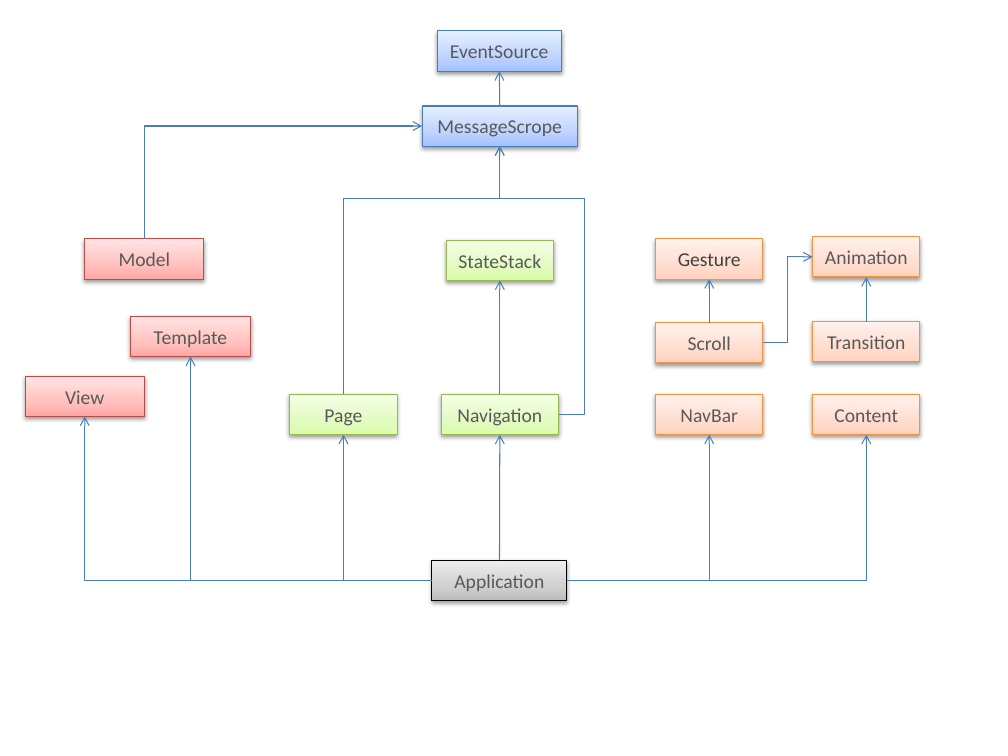
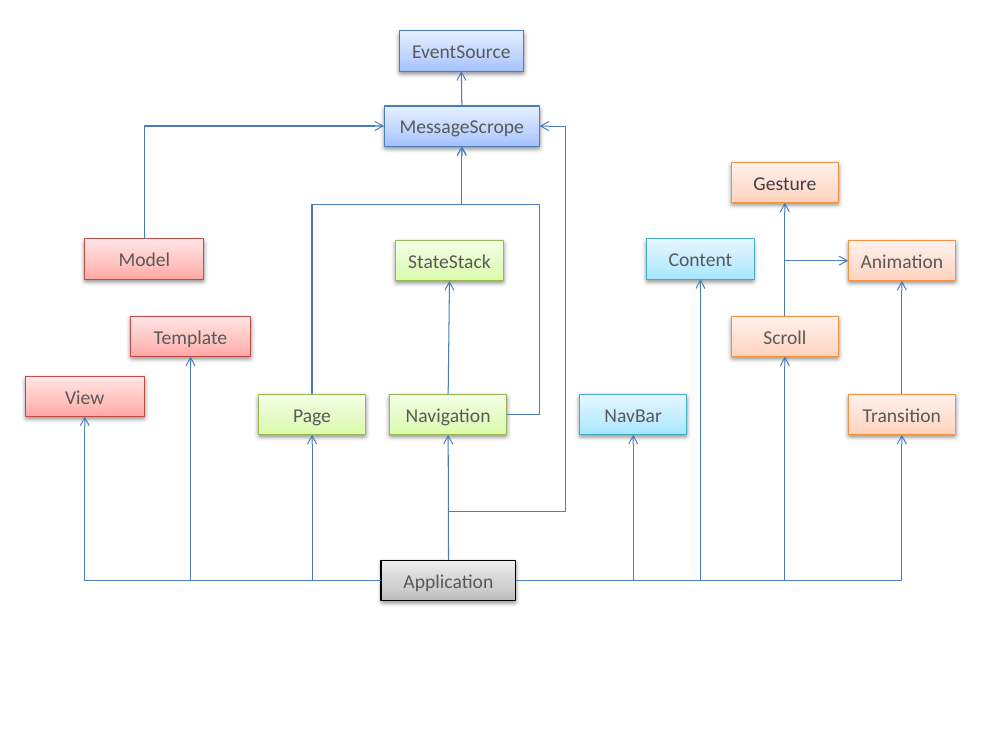
Before and after one commit to mixteam/mixsln, a slide deck: slide 6 of doc/design.pptx. Drawn at 1008x756 pixels with LibreOffice and Linux fonts; fonts in the diff are those of the drawing. Boxes give left, top, right and bottom in pixels: in the first picture for what was removed or moved away, otherwise in the second. Text is boxed around its words. In the diff, an @@ line names an element or a change of style, - is before the commit and + after.

```diff
--- a/doc/design.pptx
+++ b/doc/design.pptx
@@ rectangle "EventSource": place and size @@
-rectangle "EventSource" at box(437, 31, 561, 72)
+rectangle "EventSource" at box(399, 31, 523, 72)
@@ arrow moved from (500, 106) - (499, 72) to (462, 106) - (462, 72) @@
@@ rectangle "MessageScrope": place and size @@
-rectangle "MessageScrope" at box(422, 106, 578, 146)
+rectangle "MessageScrope" at box(384, 106, 539, 146)
@@ elbow arrow moved from (144, 239) - (422, 126) to (144, 239) - (384, 126) @@
@@ elbow arrow moved from (344, 394) - (500, 146) to (312, 394) - (462, 146) @@
@@ elbow arrow added from (449, 560) to (539, 126), #4B7EBC 0.75 pt @@
@@ elbow arrow moved from (500, 146) - (558, 414) to (462, 146) - (507, 414) @@
@@ rectangle "Gesture": place and size @@
-rectangle "Gesture" at box(655, 239, 762, 279)
+rectangle "Gesture" at box(731, 162, 838, 203)
@@ arrow moved from (710, 323) - (710, 279) to (785, 317) - (785, 203) @@
@@ rectangle "Content" at box(647, 239, 754, 279): fill gradient #FFD2BD to #FFDED0 to #FFF2ED to gradient #A7E6FF to #C1EDFF to #E7F8FF; outline #F69240 0.75 pt to #46AAC5 0.75 pt @@
@@ rectangle "Content": place and size @@
-rectangle "Content" at box(812, 394, 919, 434)
+rectangle "Content" at box(647, 239, 754, 279)
@@ elbow arrow moved from (763, 343) - (812, 257) to (785, 317) - (849, 261) @@
@@ rectangle "Animation": place and size @@
-rectangle "Animation" at box(812, 237, 919, 277)
+rectangle "Animation" at box(849, 241, 956, 281)
@@ 2 rectangles, 2 arrows: place and size @@
-2 rectangles, 2 arrows at box(432, 240, 568, 601)
+2 rectangles, 2 arrows at box(381, 241, 516, 601)
@@ elbow arrow added from (516, 581) to (701, 279), #4B7EBC 0.75 pt @@
@@ arrow moved from (866, 322) - (866, 277) to (902, 394) - (902, 281) @@
@@ rectangle "Scroll": place and size @@
-rectangle "Scroll" at box(655, 323, 762, 363)
+rectangle "Scroll" at box(731, 317, 838, 357)
@@ elbow arrow moved from (432, 581) - (191, 357) to (381, 581) - (191, 357) @@
@@ elbow arrow added from (516, 581) to (785, 357), #4B7EBC 0.75 pt @@
@@ elbow arrow moved from (432, 581) - (85, 416) to (381, 581) - (85, 416) @@
@@ rectangle "Page": place and size @@
-rectangle "Page" at box(290, 394, 397, 434)
+rectangle "Page" at box(258, 394, 365, 434)
@@ rectangle "Navigation": place and size @@
-rectangle "Navigation" at box(442, 394, 559, 434)
+rectangle "Navigation" at box(389, 394, 507, 434)
@@ rectangle "NavBar": place and size @@
-rectangle "NavBar" at box(655, 394, 762, 434)
+rectangle "NavBar" at box(580, 394, 686, 434)
@@ rectangle "NavBar" at box(580, 394, 686, 434): fill gradient #FFD2BD to #FFDED0 to #FFF2ED to gradient #A7E6FF to #C1EDFF to #E7F8FF; outline #F69240 0.75 pt to #46AAC5 0.75 pt @@
@@ rectangle "Transition": place and size @@
-rectangle "Transition" at box(812, 322, 919, 362)
+rectangle "Transition" at box(849, 394, 956, 434)
@@ elbow arrow moved from (432, 581) - (344, 434) to (381, 581) - (312, 434) @@
@@ elbow arrow moved from (566, 581) - (710, 434) to (516, 581) - (633, 434) @@
@@ elbow arrow moved from (566, 581) - (866, 434) to (516, 581) - (902, 434) @@
```
Also in this commit, not shown: 18 other files.
